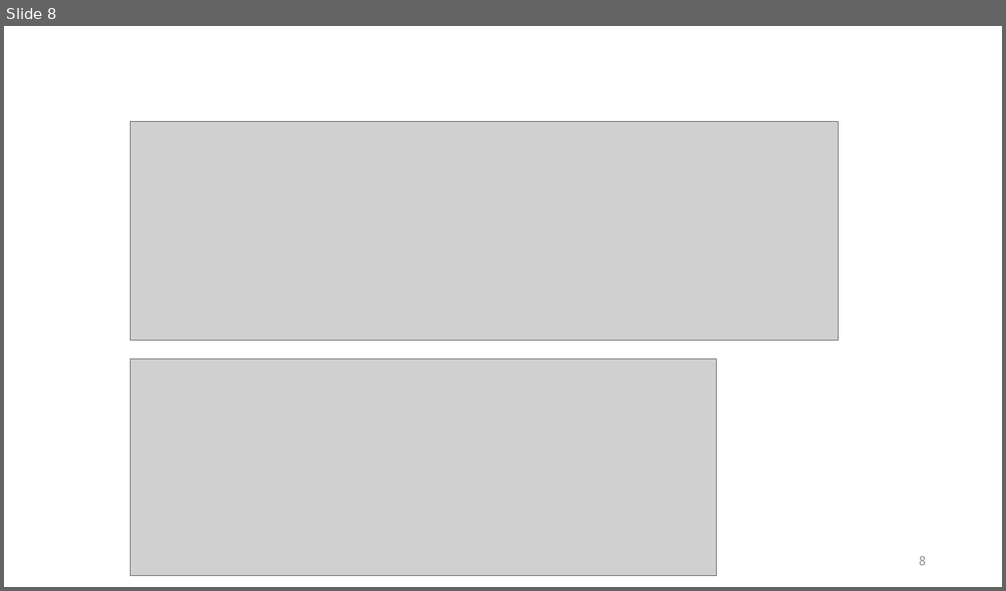
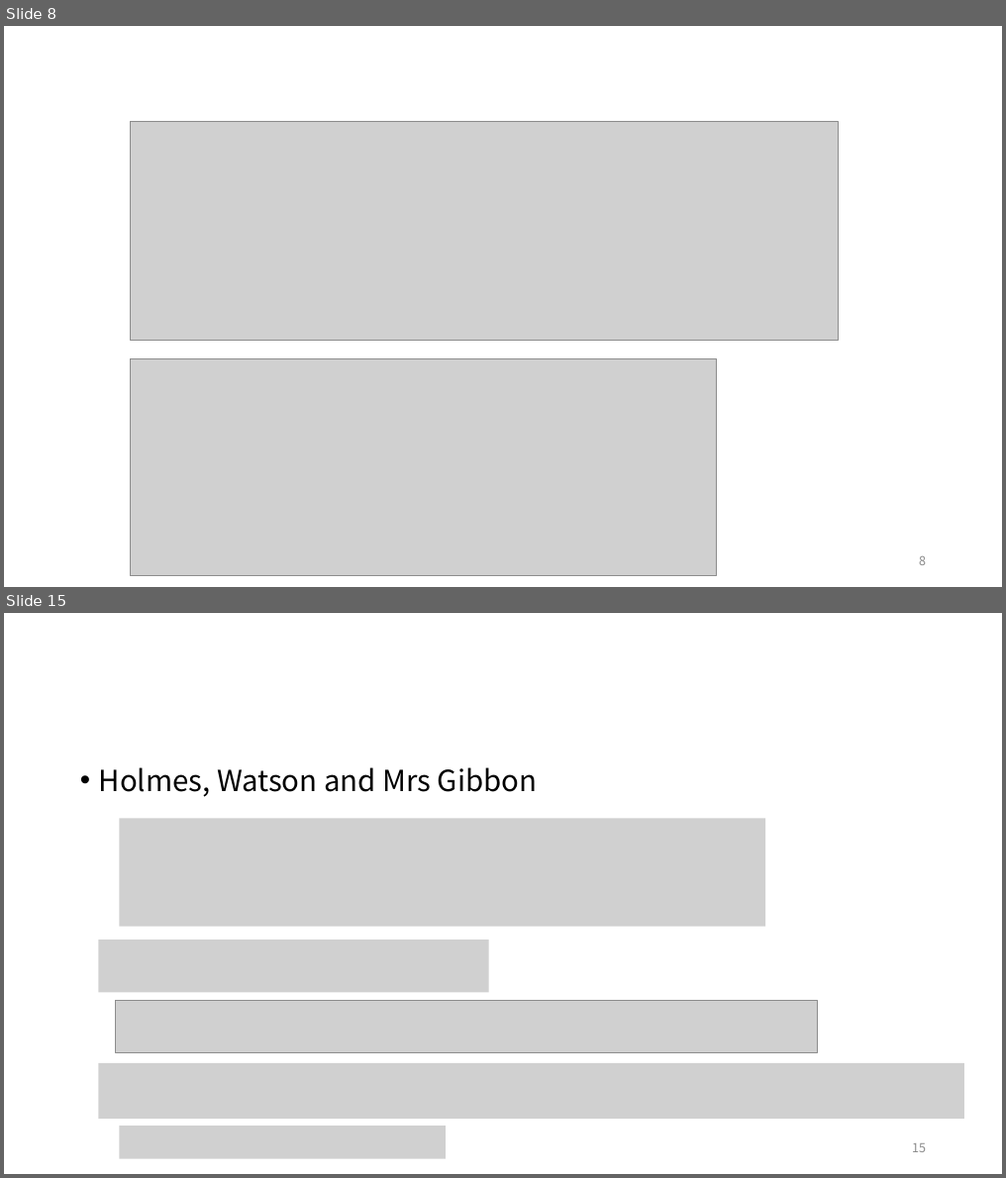
Before and after one commit to ggorr/MachineLearning, a slide deck: BRML/Ch03/BRML_Chapter_3.pptx. Shown one above the other, each under a label of ours: slide 8 before the commit, slides 8 and 15 after it; the slides between them are not shown. The pictures are 1006x591 and 1006x1178 pixels, drawn with LibreOffice and Linux fonts; fonts in the diff are those of the drawing; grey boxes stand for pictures. Boxes give left, top, right and bottom in pixels: in the first picture for what was removed or moved away, otherwise in the second. Text is boxed around its words. In the diff, an @@ line names an element or a change of style, - is before the commit and + after.

```diff
--- a/BRML/Ch03/BRML_Chapter_3.pptx
+++ b/BRML/Ch03/BRML_Chapter_3.pptx
@@ slide 15 added at [4,613,1002,1174], background #FFFFFF @@
@@ text added at [99,767,537,797], 28 pt, text #000000 @@
+• Holmes, Watson and Mrs Gibbon
@@ picture added at [119,818,766,927] @@
@@ picture added at [98,940,489,993] @@
@@ picture added at [115,1001,818,1054] @@
@@ picture added at [98,1063,964,1120] @@
@@ picture added at [119,1126,446,1158] @@
@@ page number added at [912,1144,926,1153], 12 pt, text #8C8C8C @@
+15
```
Also in this commit, not shown: 16 other slides added.
